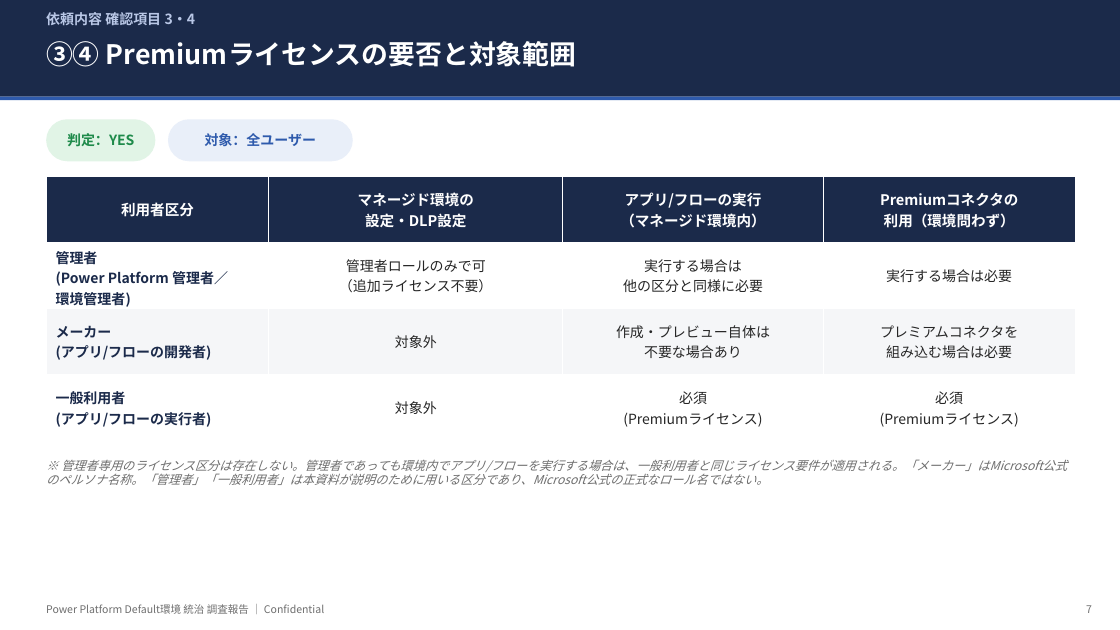
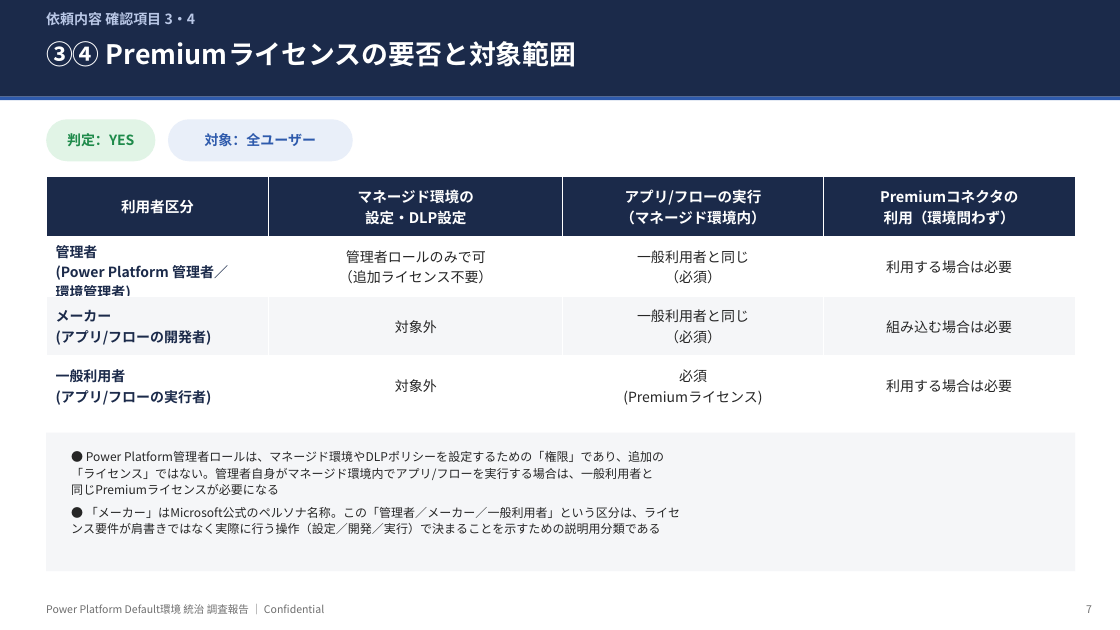
Before and after one commit to takuyanakamura881awc-beep/awc-naka881-repo, a slide deck: slide 7 of docs/PowerPlatform_DefaultEnv_Governance_Report.pptx. Drawn at 1120x630 pixels with LibreOffice and Linux fonts; fonts in the diff are those of the drawing. Boxes give left, top, right and bottom in pixels: in the first picture for what was removed or moved away, otherwise in the second. Text is boxed around its words. In the diff, an @@ line names an element or a change of style, - is before the commit and + after.

```diff
--- a/docs/PowerPlatform_DefaultEnv_Governance_Report.pptx
+++ b/docs/PowerPlatform_DefaultEnv_Governance_Report.pptx
@@ table at (x1=46, y1=176, x2=1075, y2=416) @@
-row 2, column 3: 実行する場合は / 他の区分と同様に必要
+row 2, column 3: 一般利用者と同じ / （必須）
-row 2, column 4: 実行する場合は必要
+row 2, column 4: 利用する場合は必要
-row 3, column 3: 作成・プレビュー自体は / 不要な場合あり
+row 3, column 3: 一般利用者と同じ / （必須）
-row 3, column 4: プレミアムコネクタを / 組み込む場合は必要
+row 3, column 4: 組み込む場合は必要
-row 4, column 4: 必須 / (Premiumライセンス)
+row 4, column 4: 利用する場合は必要
@@ rectangle added at (x1=46, y1=433, x2=1075, y2=571), fill #F5F6F8 @@
@@ text at (x1=71, y1=451, x2=680, y2=534): text changed; size 10.5 to 10.3 pt; text colour #6E6E6E to #262626; italic off @@
-※ 管理者専用のライセンス区分は存在しない。管理者であっても環境内でアプリ/フローを実行する場合は、一般利用者と同じライセンス要件が適用される。「メーカー」はMicrosoft公式のペルソナ名称。「管理者」「一般利用者」は本資料が説明のために用いる区分であり、Microsoft公式の正式なロール名ではない。
+● Power Platform管理者ロールは、マネージド環境やDLPポリシーを設定するための「権限」であり、追加の
+「ライセンス」ではない。管理者自身がマネージド環境内でアプリ/フローを実行する場合は、一般利用者と
+同じPremiumライセンスが必要になる
+● 「メーカー」はMicrosoft公式のペルソナ名称。この「管理者／メーカー／一般利用者」という区分は、ライセ
+ンス要件が肩書きではなく実際に行う操作（設定／開発／実行）で決まることを示すための説明用分類である
```
Also in this commit, not shown: 12 other slides changed, 1 slide added.
